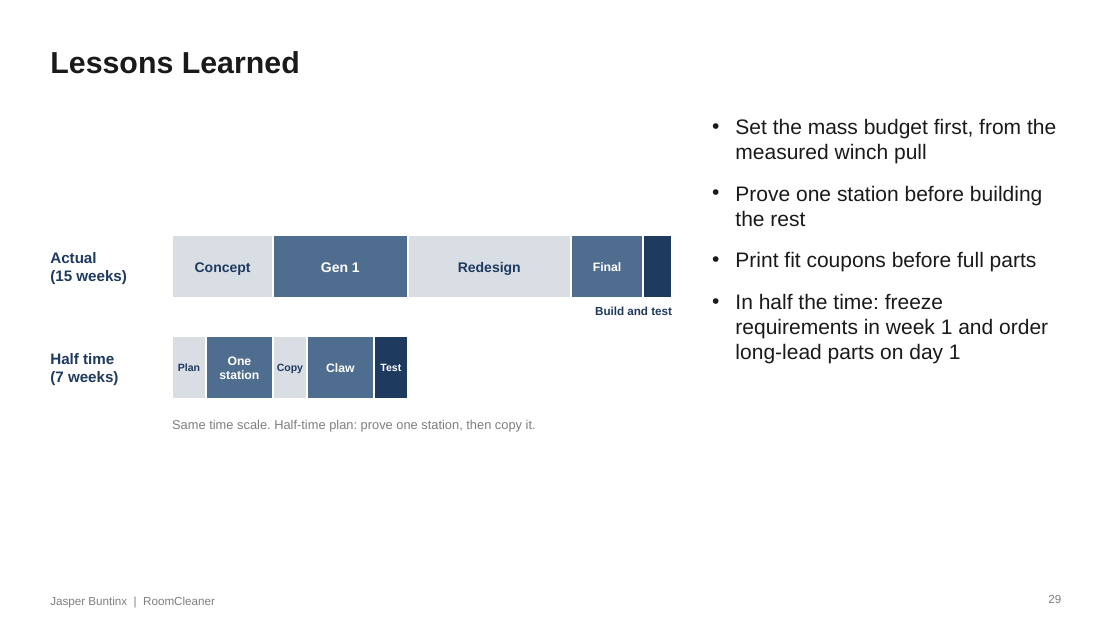
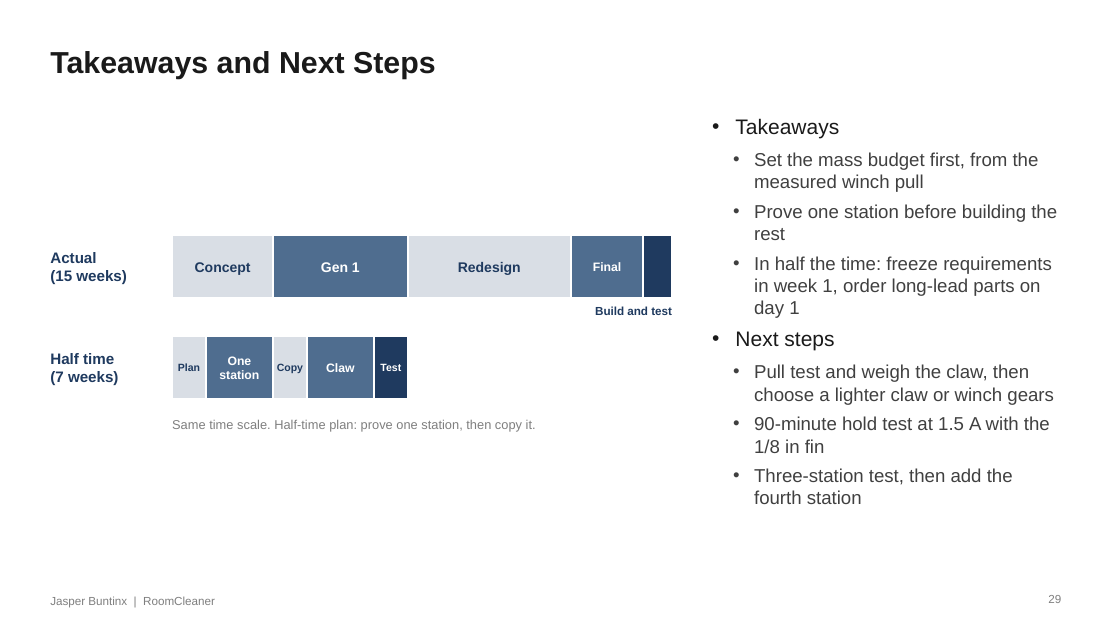
Before and after one commit to Jaspario1199/RoomCleaner, a slide deck: slide 29 of docs/presentation/deck_v7/RoomCleaner_Buntinx_Oct27_v7.pptx. Drawn at 1120x630 pixels with LibreOffice and Linux fonts; fonts in the diff are those of the drawing. Boxes give left, top, right and bottom in pixels: in the first picture for what was removed or moved away, otherwise in the second. Text is boxed around its words. In the diff, an @@ line names an element or a change of style, - is before the commit and + after.

```diff
--- a/docs/presentation/deck_v7/RoomCleaner_Buntinx_Oct27_v7.pptx
+++ b/docs/presentation/deck_v7/RoomCleaner_Buntinx_Oct27_v7.pptx
@@ text at bbox=[50, 51, 436, 79]: text changed @@
-Lessons Learned
+Takeaways and Next Steps
@@ text at bbox=[735, 118, 839, 138]: paragraph added @@
+• Takeaways
@@ text at bbox=[754, 152, 1057, 240]: size 18 to 16 pt, text colour #1A1A1A to #404040 in "Set the mass budget first, from the ...", "Prove one station before building the rest"; list level 1 to 2 in "Set the mass budget first, ..."; list level 1 to 2 in "Prove one station before building ..." @@
@@ text at bbox=[735, 256, 1054, 504]: text changed; size 18 to 16 pt; text colour #1A1A1A to #404040 @@
-• Print fit coupons before full parts
-• In half the time: freeze requirements in week 1 and order long-lead parts on day 1
+  • In half the time: freeze requirements in week 1, order long-lead parts on day 1
+• Next steps
+  • Pull test and weigh the claw, then choose a lighter claw or winch gears
+  • 90-minute hold test at 1.5 A with the 1/8 in fin
+  • Three-station test, then add the fourth station
```
Also in this commit, not shown: 7 other files.
